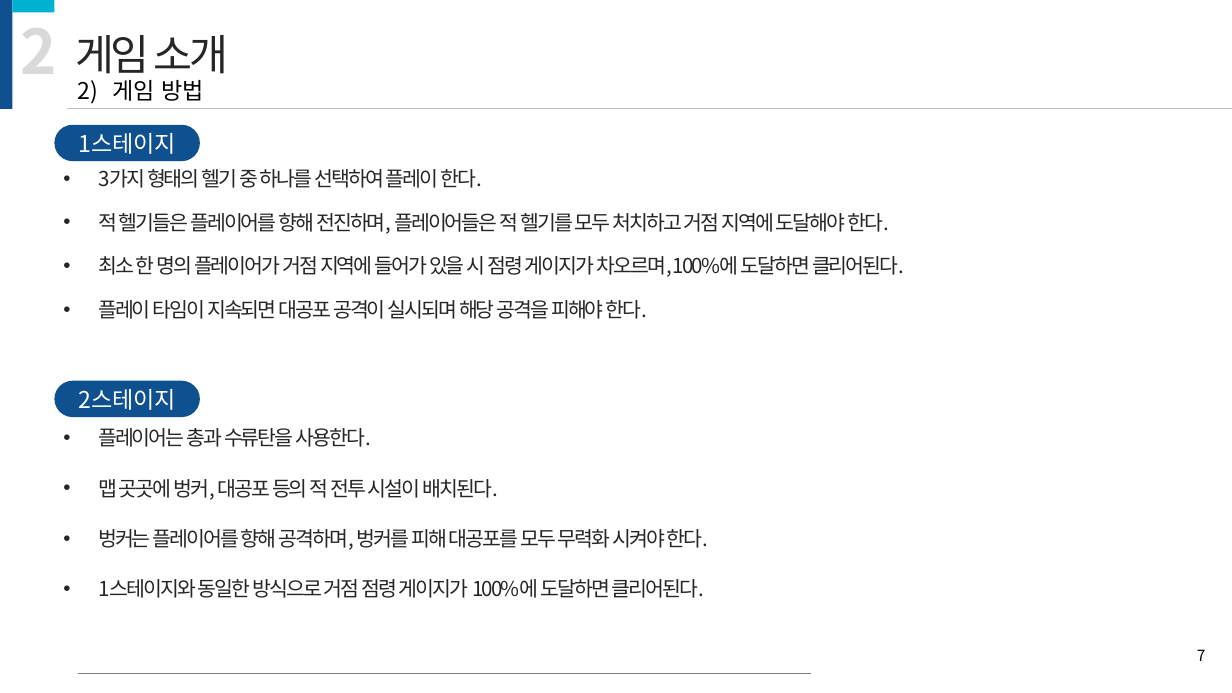
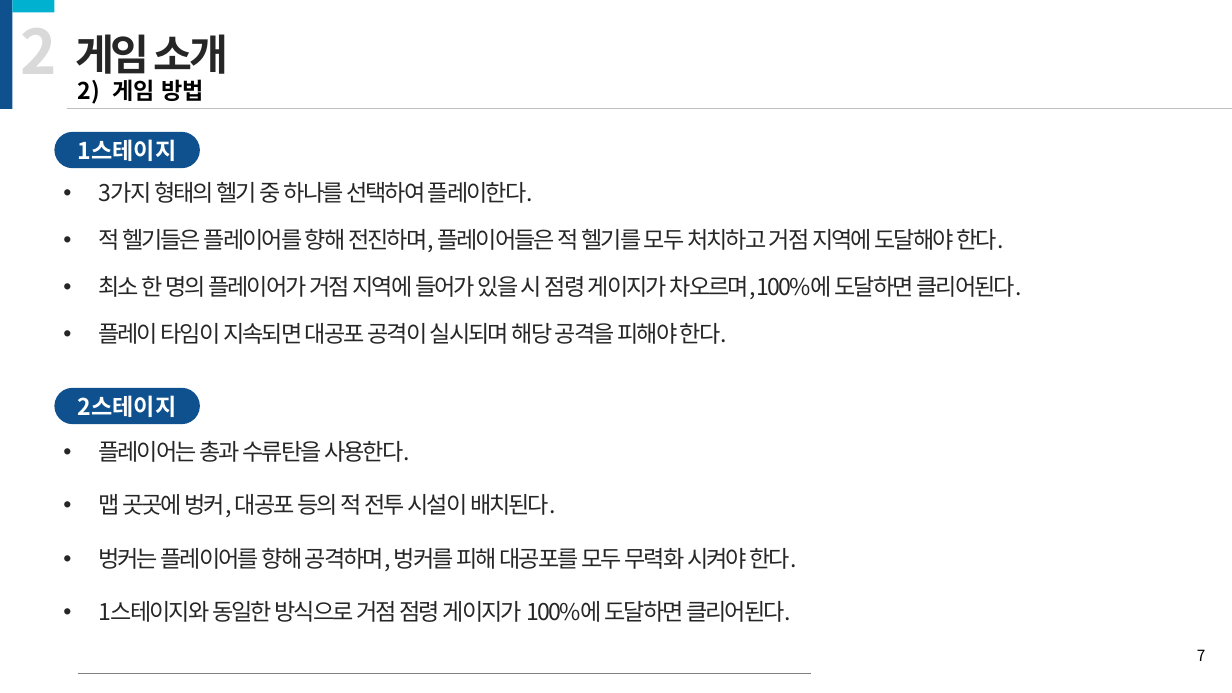
Before and after one commit to kiption/XD, a slide deck: slide 7 of 졸작_기획/[수정][제안서] Revenger_김승환_허재성_이세철.pptx. Drawn at 1232x693 pixels with LibreOffice and Linux fonts; fonts in the diff are those of the drawing. Boxes give left, top, right and bottom in pixels: in the first picture for what was removed or moved away, otherwise in the second. Text is boxed around its words. In the diff, an @@ line names an element or a change of style, - is before the commit and + after.

```diff
--- a/졸작_기획/[수정][제안서] Revenger_김승환_허재성_이세철.pptx
+++ b/졸작_기획/[수정][제안서] Revenger_김승환_허재성_이세철.pptx
@@ rounded rectangle "1스테이지": place and size @@
-rounded rectangle "1스테이지" at <box>55,125,200,161</box>
+rounded rectangle "1스테이지" at <box>55,132,200,168</box>
@@ text "3가지 형태의 헬기 중 하나를 ...": place and size @@
-text "3가지 형태의 헬기 중 하나를 ..." at <box>98,169,904,319</box>
+text "3가지 형태의 헬기 중 하나를 ..." at <box>98,181,1021,344</box>
@@ text at <box>98,181,533,203</box>: text changed; size 16 to 18 pt @@
-• 3가지 형태의 헬기 중 하나를 선택하여 플레이 한다.
+• 3가지 형태의 헬기 중 하나를 선택하여 플레이한다.
@@ text at <box>98,228,1021,344</box>: size 16 to 18 pt in "적 헬기들은 플레이어를 향해 전진하며, 플레이어들은 적 ...", "최소 한 명의 플레이어가 거점 지역에 들어가 ...", "플레이 타임이 지속되면 대공포 공격이 실시되며 해당 ..." @@
@@ bold on in 4 elements at <box>112,79,204,101</box>, <box>76,34,228,80</box>, <box>55,132,200,168</box>, <box>55,388,200,424</box> @@
@@ rounded rectangle "2스테이지": place and size @@
-rounded rectangle "2스테이지" at <box>55,381,200,417</box>
+rounded rectangle "2스테이지" at <box>55,388,200,424</box>
@@ text "플레이어는 총과 수류탄을 사용한다.": place and size @@
-text "플레이어는 총과 수류탄을 사용한다." at <box>98,428,709,598</box>
+text "플레이어는 총과 수류탄을 사용한다." at <box>98,441,797,622</box>
@@ text "플레이어는 총과 수류탄을 사용한다." at <box>98,441,797,622</box>: size 16 to 18 pt @@
```
Also in this commit, not shown: 14 other slides changed, 1 slide removed.
